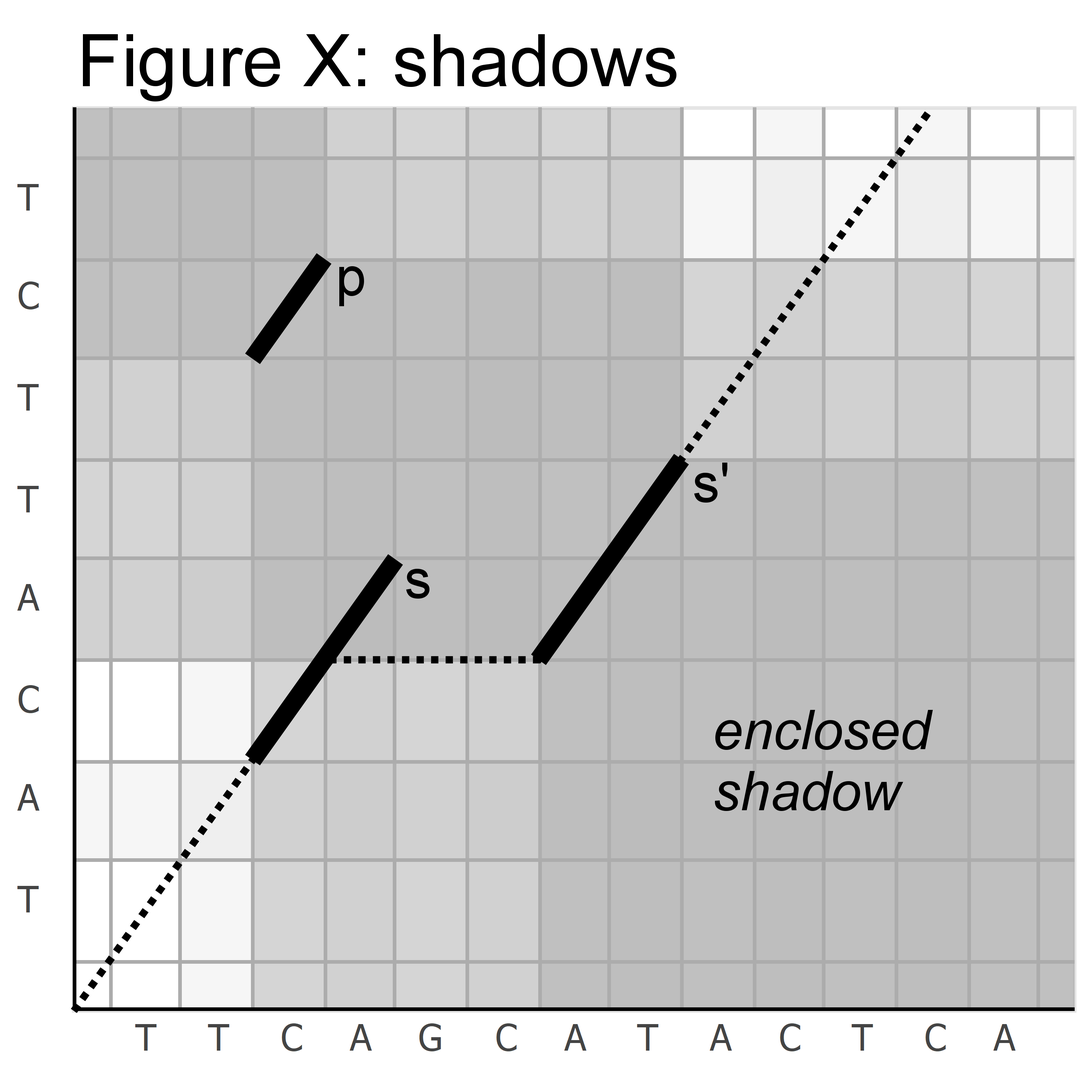
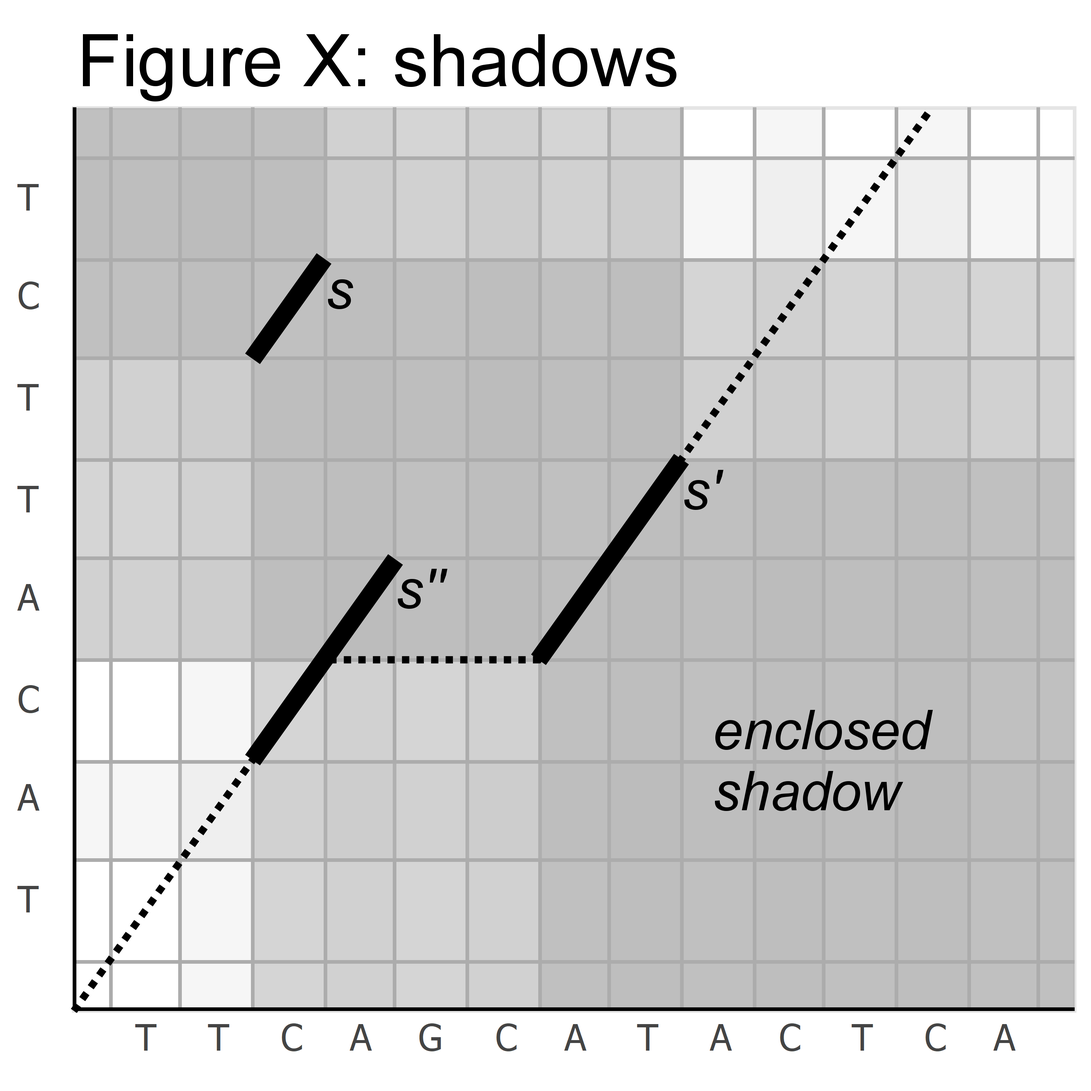
The second 1091px x 1091px image is a revision of the first. Changes to its layers:
renamed "p" to "s", painted on it over [327, 266, 365, 310]
painted on "s'" over [684, 462, 728, 511]
renamed "s" to "s'' #1", painted on it over [397, 569, 448, 610]
